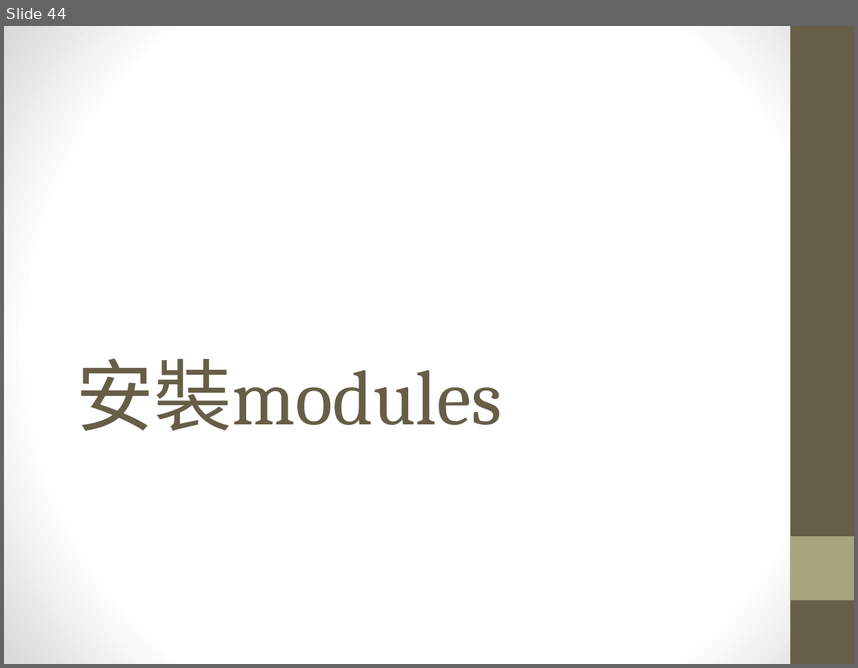
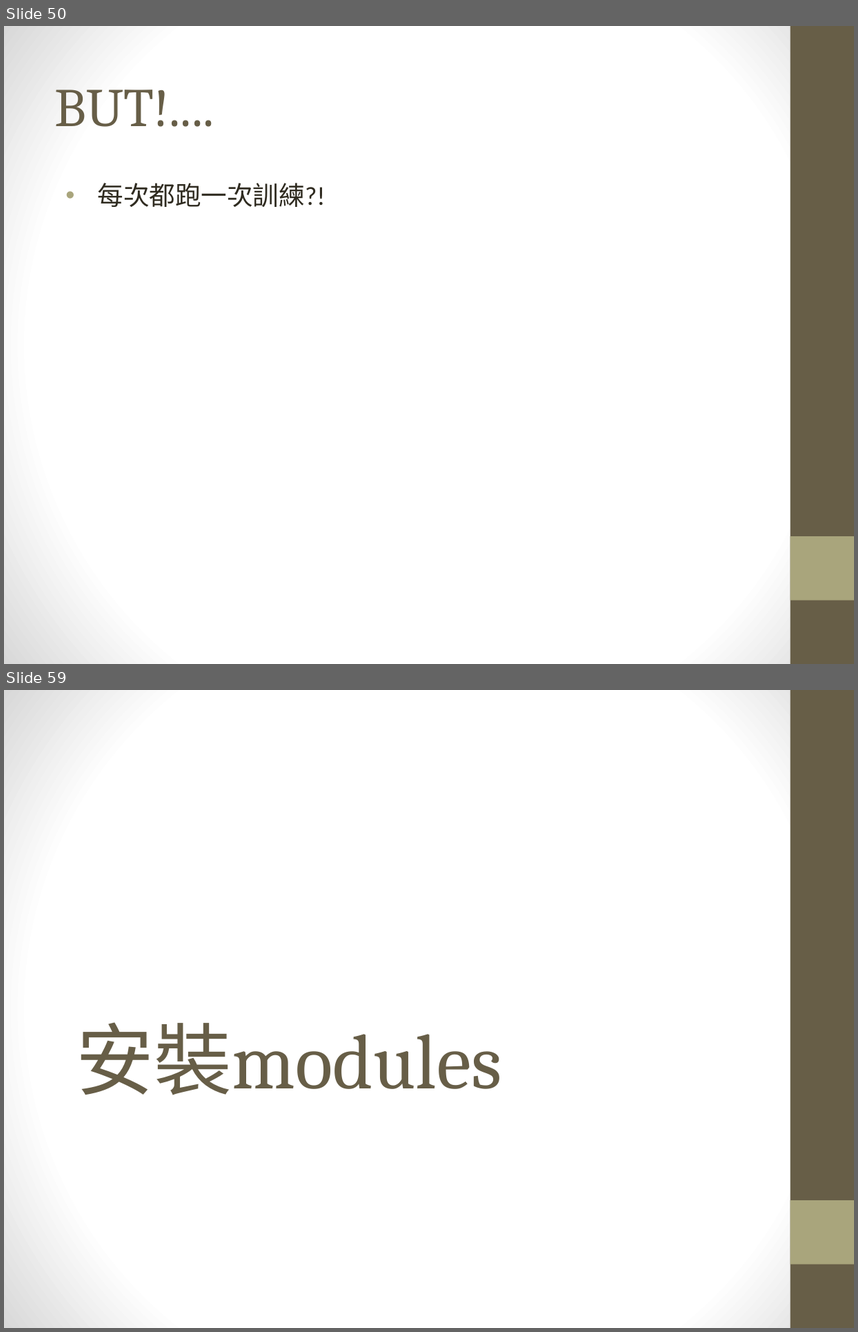
Before and after one commit to maloyang/KH20220820_Python_ML_DL, a slide deck: W05/W05_skl2web.pptx. Shown one above the other, each under a label of ours: slide 44 before the commit, slides 50 and 59 after it; the slides between them are not shown. The pictures are 858x668 and 858x1332 pixels, drawn with LibreOffice and Linux fonts; fonts in the diff are those of the drawing. Boxes give left, top, right and bottom in pixels: in the first picture for what was removed or moved away, otherwise in the second. Text is boxed around its words. In the diff, an @@ line names an element or a change of style, - is before the commit and + after.

```diff
--- a/W05/W05_skl2web.pptx
+++ b/W05/W05_skl2web.pptx
@@ slide 50 added at (4, 26, 854, 664), background gradient #FFFFFF to #D8D8D8; not listed: 2 template elements that a slide beside it also shows @@
@@ title added at (55, 89, 214, 127), 46 pt, text #675E47 @@
+BUT!....
@@ text added at (98, 183, 326, 207), 22 pt, text #2F2B20 @@
+• 每次都跑一次訓練?!
@@ what was slide 44 is now slide 59 @@
```
Also in this commit, not shown: 1 slide changed, 20 other slides added, 12 other files.
